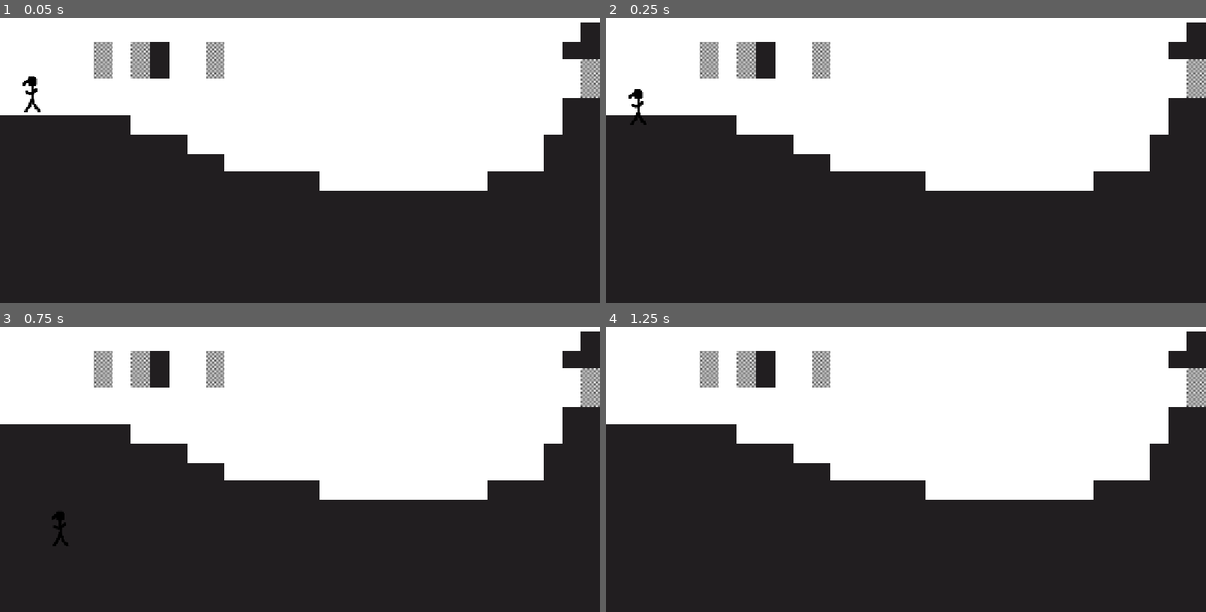
Above: before the commit, frames 1-4 (two rows, left to right).
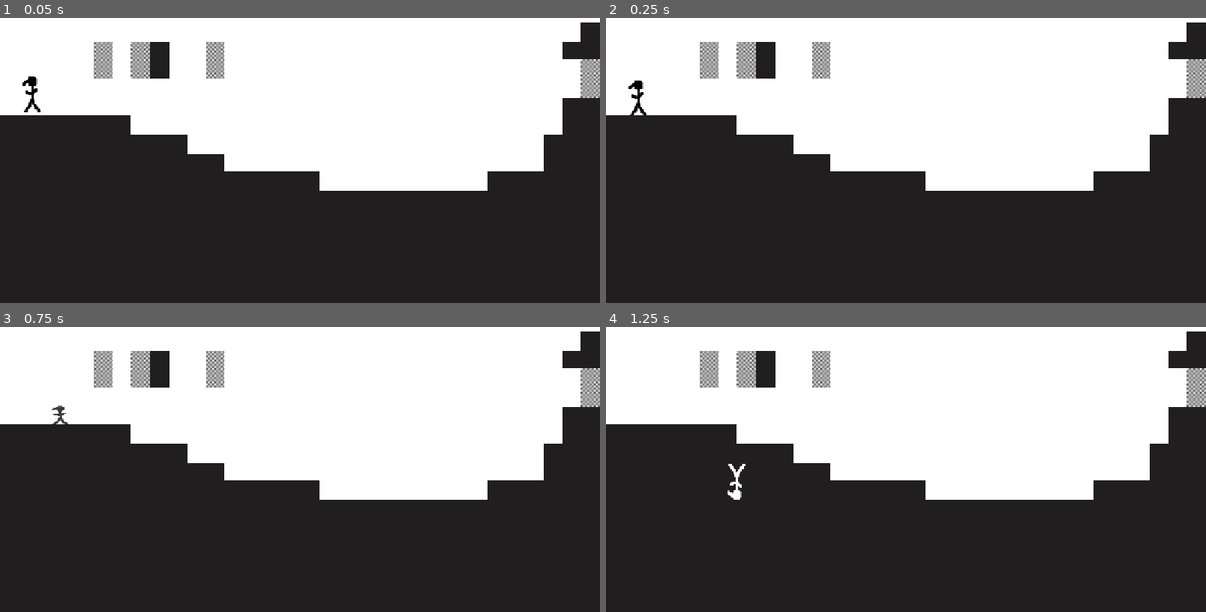
Above: after the commit, the same moments.

Repository: KIT-GameJam/FlipFlop
Game: Godot game, scene res://levels/level1.tscn
The game is run twice, just before and just after one commit, with the same random seed, the same clock (stepped at 60 frames per second) and the same inputs. This scene is started directly instead of the project's main scene.
Inputs (mouse positions are in pixels of both pictures, inside the frame that each line leads up to):
- Up to frame 1 (0.05 s): no input
- Up to frame 2 (0.25 s): no input
- Up to frame 3 (0.75 s): tap Enter at 0.5 s; move the mouse to (270, 512) at 0.52 s; hold D (move_right) from 0.53 s (still down); tap E (flip) at 0.6 s; click (270, 512) at 0.67 s
- Up to frame 4 (1.25 s): keep holding D (move_right); tap W (jump) at 0.77 s

Frame 1 is identical in both runs. In frame 2, 0.2% of the frame differs, in the area x 3-7%, y 21-38%; in frame 3, 0.2%, in the area x 8-12%, y 27-77%; in frame 4, 0.2%.

Commit message:
fix tile map layers

Diff:
--- a/levels/abstract_level.tscn
+++ b/levels/abstract_level.tscn
@@ -15,6 +15,7 @@
 texture = ExtResource("2_0vhbo")
 texture_region_size = Vector2i(40, 40)
 0:0/0 = 0
+0:0/0/physics_layer_1/polygon_0/points = PackedVector2Array(-20, -20, 20, -20, 20, 20, -20, 20)
 
 [sub_resource type="TileSetAtlasSource" id="TileSetAtlasSource_55n5f"]
 texture = ExtResource("3_ldao0")
